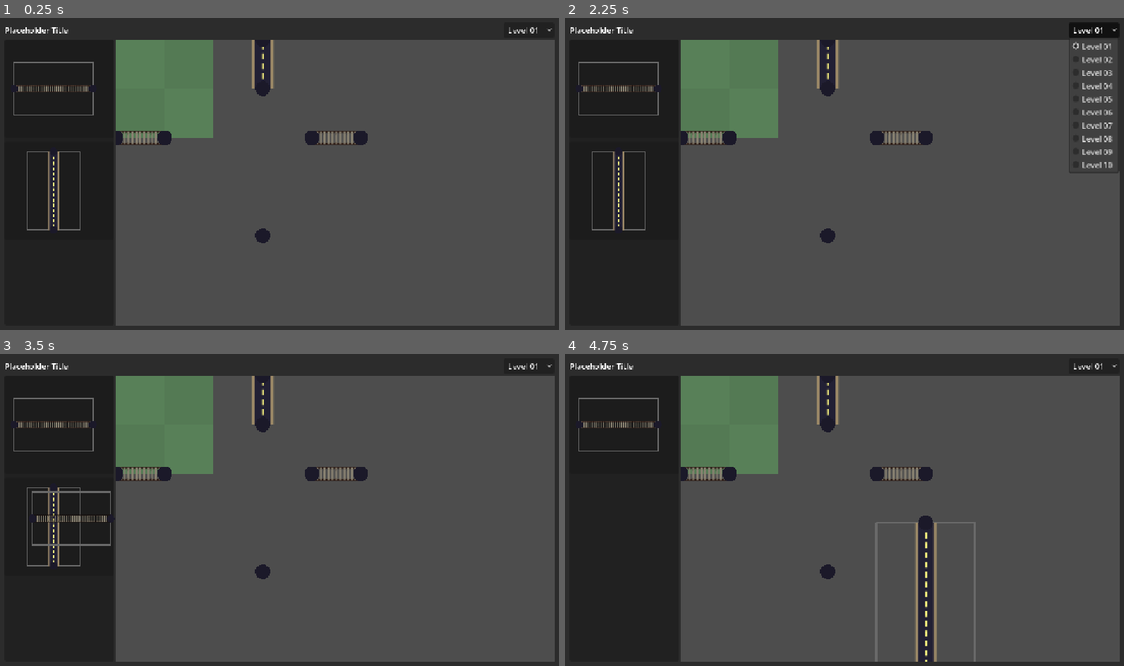
Above: before the commit, frames 1-4 (two rows, left to right).
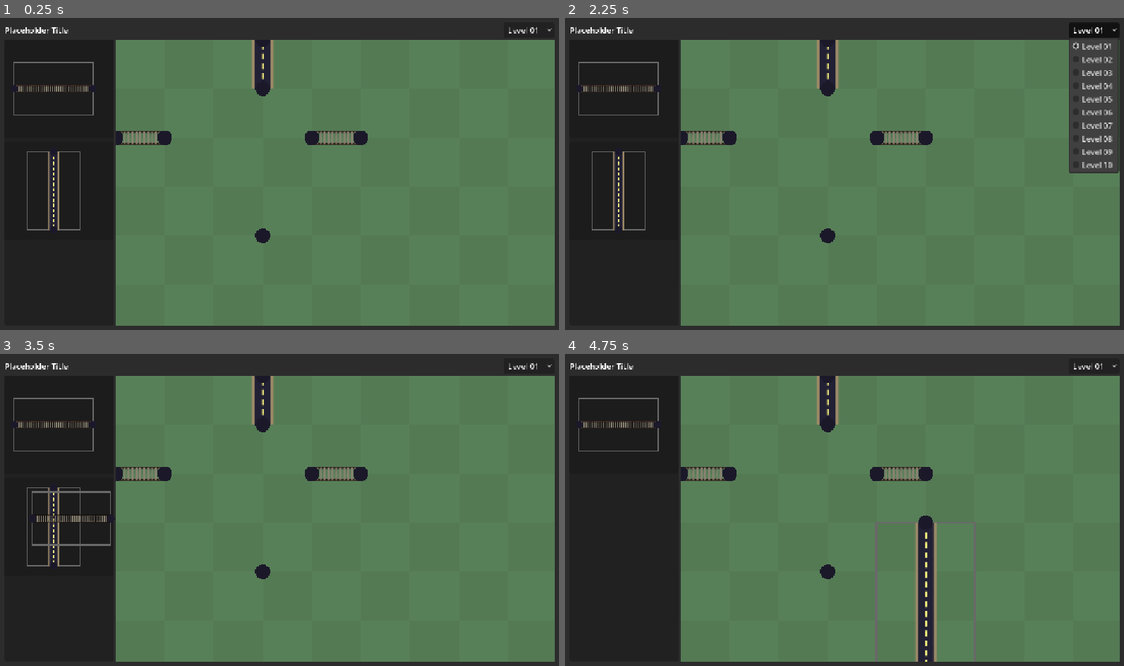
Above: after the commit, the same moments.

Repository: WishingWillow/photoshop-game
Game: Godot game, scene res://UI/ui.tscn
Two runs of this game, one before a commit and one after it. Both use one fixed random seed, a clock stepped at 60 frames per second and the inputs below.
Inputs (mouse positions are in pixels of both pictures, inside the frame that each line leads up to):
- Up to frame 1 (0.25 s): no input
- Up to frame 2 (2.25 s): click "Level 01" at 0.5 s; click "Level 01" at 1.25 s; click "Level 01" at 2 s
- Up to frame 3 (3.5 s): tap Enter at 2.75 s; drag from (16, 397) to (27, 488) at 2.77 s
- Up to frame 4 (4.75 s): tap Space at 3.5 s; drag from (592, 488) to (581, 397) at 3.52 s; tap Enter at 4.25 s; move the mouse to (900, 519) at 4.27 s; hold Middle mouse button (camera_drag_mod) from 4.28 s (still down); click (900, 519) at 4.42 s

The runs differ from the first frame. In frame 1, 65% of the frame differs, in the area x 20-100%, y 7-99%; in frame 2, 61%; in frame 3, 65%; in frame 4, 63%.

Commit message:
fixing playspace sizing

Diff:
--- a/Scripts/playspace.gd
+++ b/Scripts/playspace.gd
@@ -1,4 +1,3 @@
-@tool
 class_name Playspace
 extends Node2D
 
@@ -14,24 +13,20 @@
 	layer.snap_to_playspace()
 
 
-## set size when entering tree so children have access to it on _ready
-func _enter_tree() -> void:
+func initialize() -> void:
 	playspace_size = get_viewport_rect().size * PLAYSPACE_SCALE
-	instance = self
-
-
-func _ready() -> void:
 	# grid should draw under all other elements
 	z_index = Consts.ZIndex.BACKGROUND
 	z_as_relative = false
 	queue_redraw()
 
+func _ready() -> void:
+	instance = self
+	call_deferred("initialize")
+
+
 
 func _draw() -> void:
-	# playspace size should be recalculated when drawing to display in the editor properly
-	if Engine.is_editor_hint():
-		playspace_size = get_viewport_rect().size * PLAYSPACE_SCALE
-
 	var row_flip := true
 	var grid_square_size := Util.scale_vec_to_unit_size(Vector2.ONE)
 	for row in range(0, playspace_size.y + Consts.UNIT_SCALE, Consts.UNIT_SCALE):
